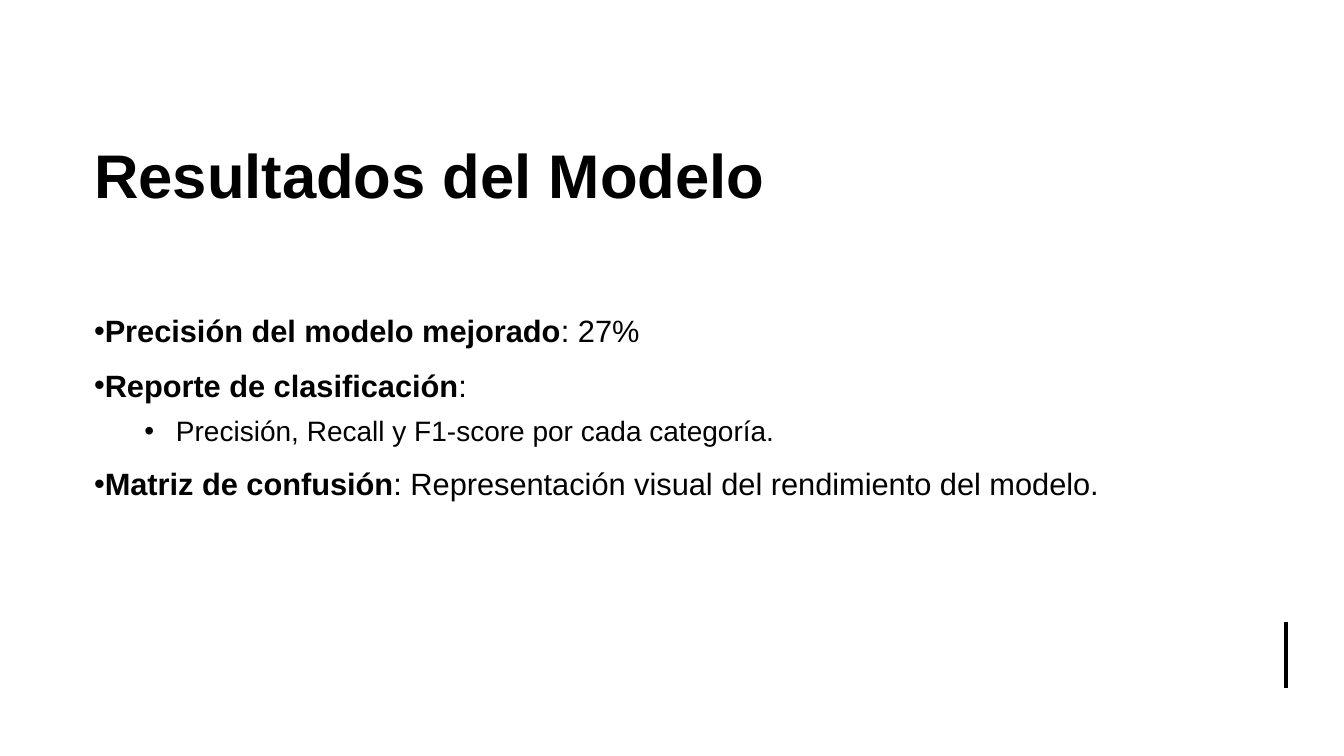
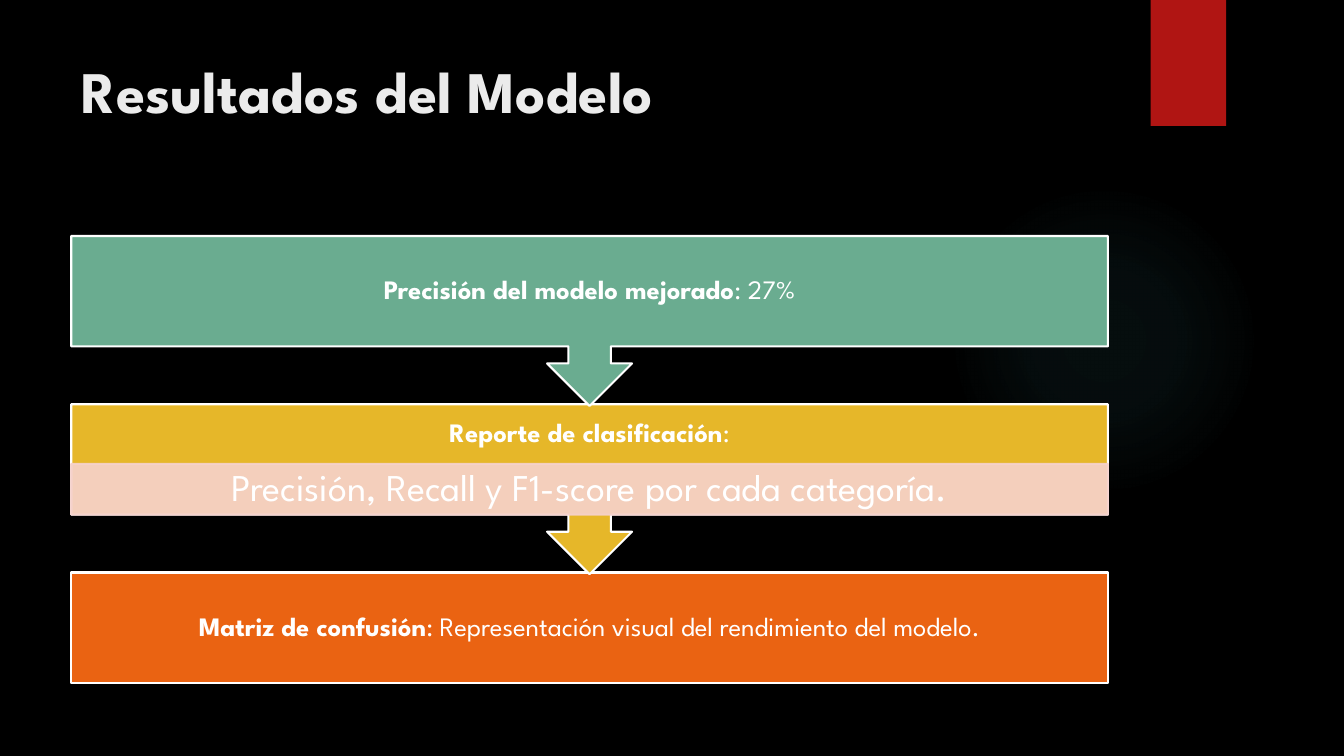
Before and after one commit to carlososorno9595/Analitica-de-datos, a slide deck: slide 7 of diapositiva seguridad informatica.pptx. Drawn at 1344x756 pixels with LibreOffice and Linux fonts; fonts in the diff are those of the drawing; background and template pictures are left out. Boxes give left, top, right and bottom in pixels: in the first picture for what was removed or moved away, otherwise in the second. Text is boxed around its words. In the diff, an @@ line names an element or a change of style, - is before the commit and + after.

```diff
--- a/diapositiva seguridad informatica.pptx
+++ b/diapositiva seguridad informatica.pptx
@@ background #FFFFFF to picture (left out) @@
@@ rectangle removed at box(0, 0, 1344, 756) @@
@@ rectangle removed at box(0, 0, 1344, 280) @@
@@ rectangle added at box(1150, 0, 1226, 126), fill #B01513 @@
@@ title "Resultados del Modelo": place and size @@
-title "Resultados del Modelo" at box(94, 153, 764, 199)
+title "Resultados del Modelo" at box(81, 72, 653, 114)
@@ title "Resultados del Modelo" at box(81, 72, 653, 114): size 44 to 42 pt, font Arial to League Spartan, text colour #000000 to #EBEBEB; vertical alignment middle to top @@
@@ ellipse added at box(949, 185, 1259, 495), fill gradient #50B9C1 @@
@@ group added at box(72, 236, 1108, 684): 4 texts, 2 rectangles, 2 up arrow callouts @@
+Matriz de confusión: Representación visual del rendimiento del modelo.
+Reporte de clasificación:
+Precisión, Recall y F1-score por cada categoría.
+Precisión del modelo mejorado: 27%
@@ text removed at box(105, 319, 1098, 501) @@
-• Precisión del modelo mejorado: 27%
-• Reporte de clasificación:
-  • Precisión, Recall y F1-score por cada categoría.
-• Matriz de confusión: Representación visual del rendimiento del modelo.
@@ line removed from (1287, 622) to (1287, 688) @@
```
Also in this commit, not shown: 11 other slides changed.
